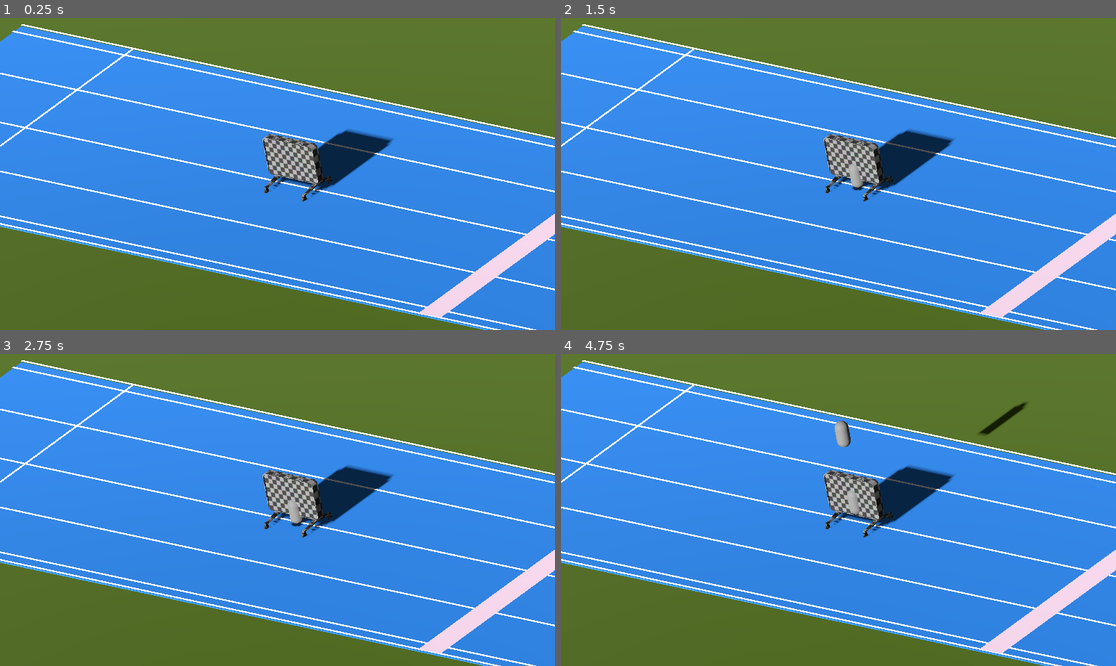
Above: before the commit, frames 1-4 (two rows, left to right).
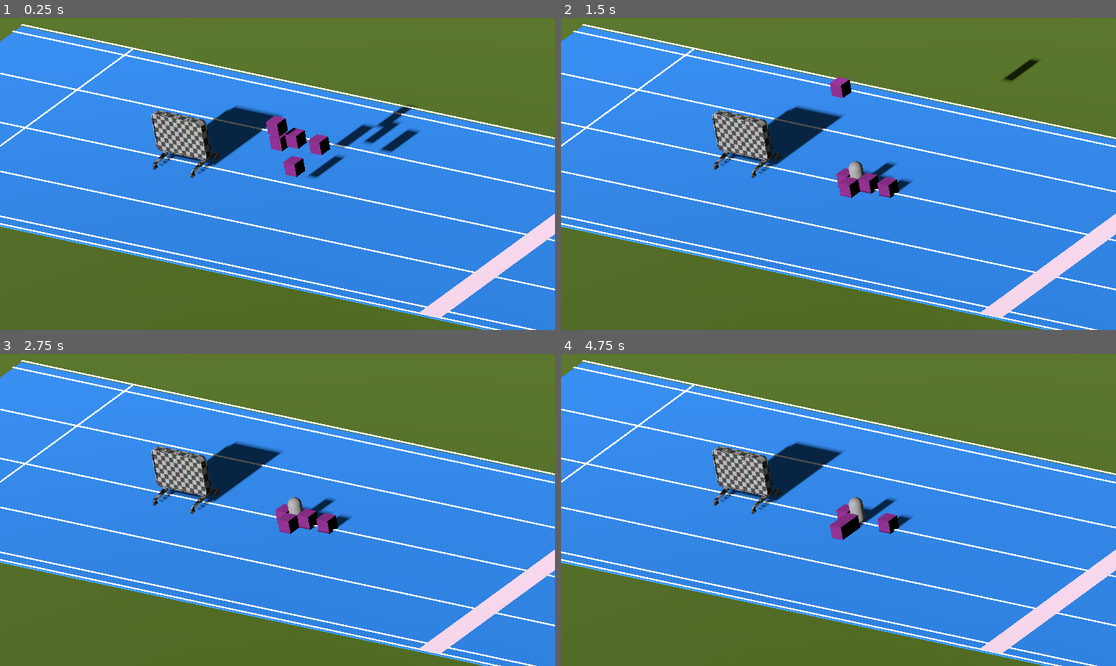
Above: after the commit, the same moments.

Repository: chevvy/sins_of_Father
Game: Godot game, scene res://main.tscn
Two runs of this game, one before a commit and one after it. Both use one fixed random seed, a clock stepped at 60 frames per second and the inputs below.
Inputs:
- Up to frame 1 (0.25 s): no input
- Up to frame 2 (1.5 s): tap Enter (ui_accept) at 0.5, 0.6, 0.77, 1.07 s; tap Space (interact_4) at 1.35 s
- Up to frame 3 (2.75 s): tap Enter (ui_accept) at 1.52, 1.55, 1.82, 2.1 s
- Up to frame 4 (4.75 s): tap Enter (ui_accept) at 2.75, 3.02, 3.05, 3.32, 3.6, 3.77, 4.07, 4.52, 4.55 s; tap Space (interact_4) at 2.85, 4.35 s

The runs differ from the first frame. In frame 1, 6.5% of the frame differs, in the area x 27-76%, y 27-59%; in frame 2, 6.4%; in frame 3, 6.0%; in frame 4, 6.5%, in the area x 27-84%, y 15-60%.

Commit message:
Possession de base
we can delete possessable

possession works!

possess and drop works but cant pick back up

possessable spawner works fiou

its alive

refactor

Diff:
--- a/Environment/ground.tscn
+++ b/Environment/ground.tscn
@@ -12,6 +12,7 @@
 [node name="Ground" type="Node3D"]
 
 [node name="StaticBody3D" type="StaticBody3D" parent="."]
+collision_layer = 8
 
 [node name="CollisionShape3D" type="CollisionShape3D" parent="StaticBody3D"]
 shape = SubResource("BoxShape3D_73e4k")
--- /dev/null
+++ b/Items/PossessableMaterial.tres
@@ -0,0 +1,4 @@
+[gd_resource type="ORMMaterial3D" format=3 uid="uid://dhp5akvuawtxc"]
+
+[resource]
+albedo_color = Color(1, 0.368627, 1, 1)
--- /dev/null
+++ b/Items/PossessableRessource.tscn
@@ -0,0 +1,22 @@
+[gd_scene load_steps=5 format=3 uid="uid://b5fem3n7mbv8l"]
+
+[ext_resource type="Material" uid="uid://dhp5akvuawtxc" path="res://Items/PossessableMaterial.tres" id="1_m0pib"]
+[ext_resource type="Script" path="res://Items/possessable_ressource.gd" id="1_towkl"]
+
+[sub_resource type="BoxShape3D" id="BoxShape3D_rrvlt"]
+
+[sub_resource type="BoxMesh" id="BoxMesh_2m2es"]
+
+[node name="PossessableRessource" type="Node3D"]
+script = ExtResource("1_towkl")
+
+[node name="RigidBody3D" type="RigidBody3D" parent="."]
+collision_layer = 2
+collision_mask = 3
+
+[node name="CollisionShape3D" type="CollisionShape3D" parent="RigidBody3D"]
+shape = SubResource("BoxShape3D_rrvlt")
+
+[node name="MeshInstance3D" type="MeshInstance3D" parent="RigidBody3D/CollisionShape3D"]
+mesh = SubResource("BoxMesh_2m2es")
+surface_material_override/0 = ExtResource("1_m0pib")
--- /dev/null
+++ b/Items/possessable.gd
@@ -0,0 +1,16 @@
+class_name Possessable extends Node3D
+
+@export var POSSESSABLE_SCENE: PackedScene
+@export var POSSESSABLE_MESH: MeshInstance3D
+
+func _ready():
+	if POSSESSABLE_SCENE == null:
+		printerr("[possessable] missing scene reference in properties")
+	if POSSESSABLE_MESH == null:
+		printerr("[possessable] missing mesh reference in properties")
+
+func possess():
+	queue_free()
+
+func get_possessable_scene() -> PossessableData:
+	return PossessableData.new(POSSESSABLE_MESH, POSSESSABLE_SCENE)
--- /dev/null
+++ b/Items/possessable.tscn
@@ -0,0 +1,25 @@
+[gd_scene load_steps=6 format=3 uid="uid://cidynks8xeyjy"]
+
+[ext_resource type="Material" uid="uid://dhp5akvuawtxc" path="res://Items/PossessableMaterial.tres" id="1_iewl5"]
+[ext_resource type="Script" path="res://Items/possessable.gd" id="1_lyix4"]
+[ext_resource type="PackedScene" uid="uid://b5fem3n7mbv8l" path="res://Items/PossessableRessource.tscn" id="2_1crvr"]
+
+[sub_resource type="BoxShape3D" id="BoxShape3D_i11yl"]
+
+[sub_resource type="BoxMesh" id="BoxMesh_r3fxm"]
+material = ExtResource("1_iewl5")
+
+[node name="Possessable" type="Node3D"]
+
+[node name="RigidBody3D" type="RigidBody3D" parent="." node_paths=PackedStringArray("POSSESSABLE_MESH")]
+collision_layer = 2
+mass = 10.0
+script = ExtResource("1_lyix4")
+POSSESSABLE_SCENE = ExtResource("2_1crvr")
+POSSESSABLE_MESH = NodePath("CollisionShape3D/MeshInstance3D")
+
+[node name="CollisionShape3D" type="CollisionShape3D" parent="RigidBody3D"]
+shape = SubResource("BoxShape3D_i11yl")
+
+[node name="MeshInstance3D" type="MeshInstance3D" parent="RigidBody3D/CollisionShape3D"]
+mesh = SubResource("BoxMesh_r3fxm")
--- /dev/null
+++ b/Items/possessable_data.gd
@@ -0,0 +1,9 @@
+class_name PossessableData extends Node3D
+## The mesh that is used to replace the current player mesh
+var mesh: MeshInstance3D
+## the scene that will be instantiated once we are finished with possession
+var possessable_scene: PackedScene
+
+func _init(new_mesh: MeshInstance3D, new_scene: PackedScene):
+    mesh = new_mesh
+    possessable_scene = new_scene
--- /dev/null
+++ b/Items/possessable_ressource.gd
@@ -0,0 +1 @@
+class_name PossessableRessource extends Node3D
--- /dev/null
+++ b/Items/possessable_ressource_manager.gd
@@ -0,0 +1,11 @@
+# PossessableSpawner
+extends Node
+
+const _debug_box = preload("res://Items/possessable.tscn")
+
+func spawn_debug_box(pos: Vector3):
+	# we instantiate the new possesable
+	var new_possessable: Node = _debug_box.instantiate()
+	# adds the new possessable at the root
+	get_tree().root.add_child(new_possessable)
+	new_possessable.position = pos
--- a/Player/Input/player_input_manager.gd
+++ b/Player/Input/player_input_manager.gd
@@ -1,5 +1,6 @@
 class_name PlayerInputManager extends Node
 
+const KEYBOARD_PLAYER_ID := 4
 
 @export var inputMaps: Array[PlayerInputMap] = []
 @export var playerScene: PackedScene
@@ -12,6 +13,7 @@
 	"interact_4": 4,
 }
 
+var playerStates: Array[int] = []
 
 func _ready():
 	if inputMaps.size() == 0:
@@ -30,16 +32,28 @@
 	for input_map in inputMaps:
 		var interactKey := input_map.interact
 		if event.is_action_pressed(interactKey):
-			_try_spawning_player(interactKey, event, input_map)
+			_try_spawning_player(interactKey, input_map)
 
 
-func _try_spawning_player(interactKey: String, event: InputEvent, input_map: PlayerInputMap):
-	var player_id = playerIdPerSpawnKey[interactKey]
+func _try_spawning_player(interactKey: String, input_map: PlayerInputMap):
+	var player_id: int = playerIdPerSpawnKey[interactKey]
+
+	if playerStates.has(player_id):
+		return
+
 	var player = playerScene.instantiate();
 	if player is Player:
+		_set_player_states(player_id)
 		player.set_player_settings(player_id, input_map)
 		add_child(player)
 		print("spawned player" + String.num_int64(player_id))
 	else:
 		printerr("playerScene reference in inputmanager is not a player")
 		player.queue_free()
+
+func _set_player_states(id: int):
+	if playerStates.has(id):
+		printerr("error should not have player id already in array")
+		return
+
+	playerStates.push_back(id)
--- a/Player/Player.gd
+++ b/Player/Player.gd
@@ -1,14 +1,25 @@
 class_name Player extends CharacterBody3D
 
 
-const SPEED = 5.0
-const JUMP_VELOCITY = 4.5
+@export var SPEED = 10.0
+@export var JUMP_VELOCITY = 4.5
+@export var PUSH_FORCE = 10
+@export var POSSESSABLE_CHECKER: PossessableChecker
+@export var POSSESSABLE_MANAGER: PossessableManager
 
 # Get the gravity from the project settings to be synced with RigidBody nodes.
 var gravity = ProjectSettings.get_setting("physics/3d/default_gravity")
 
 var current_player_id: int
 var current_input_map: PlayerInputMap
+
+func _ready():
+	if POSSESSABLE_CHECKER == null:
+		printerr("[player] missing reference to possessableChecker")
+
+	if POSSESSABLE_MANAGER == null:
+		printerr("[player] missing reference to possessableManager")
+
 
 func set_player_settings(player_id: int, input_map: PlayerInputMap):
 	current_player_id = player_id
@@ -19,17 +30,29 @@
 	return current_player_id != null and current_input_map != null
 
 
+func _input(event):
+	if event.is_action_pressed(current_input_map.interact):
+		_onPossessActionPressed()
+
+func _onPossessActionPressed():
+	if POSSESSABLE_CHECKER == null:
+		return
+
+	if POSSESSABLE_MANAGER.is_possessing:
+		POSSESSABLE_MANAGER.use_possessable()
+		return
+
+	var data: PossessableData = POSSESSABLE_CHECKER.try_possess()
+	if data == null:
+		return
+	POSSESSABLE_MANAGER.set_possessable(data)
+
 func _physics_process(delta):
 	if not _is_player_ready():
 		return
 	# Add the gravity.
 	if not is_on_floor():
 		velocity.y -= gravity * delta
-
-	# Handle Jump.
-	# TODO should we use jump loL?
-	if Input.is_action_just_pressed("ui_accept") and is_on_floor():
-		velocity.y = JUMP_VELOCITY
 
 	# Get the input direction and handle the movement/deceleration.
 	# As good practice, you should replace UI actions with custom gameplay actions.
@@ -47,3 +70,12 @@
 		velocity.z = move_toward(velocity.z, 0, SPEED)
 
 	move_and_slide()
+	apply_collision()
+
+
+func apply_collision():
+	# after calling move_and_slide()
+	for i in get_slide_collision_count():
+		var c = get_slide_collision(i)
+		if c.get_collider() is RigidBody3D:
+			c.get_collider().apply_central_impulse(-c.get_normal() * PUSH_FORCE)
--- a/Player/Player.tscn
+++ b/Player/Player.tscn
@@ -1,16 +1,42 @@
-[gd_scene load_steps=4 format=3 uid="uid://14dwm26tmme"]
+[gd_scene load_steps=8 format=3 uid="uid://14dwm26tmme"]
 
 [ext_resource type="Script" path="res://Player/Player.gd" id="1_dncad"]
+[ext_resource type="Script" path="res://Player/possessable_checker.gd" id="2_yt6vn"]
+[ext_resource type="Script" path="res://Player/possessable_manager.gd" id="3_axivo"]
+[ext_resource type="Script" path="res://Player/player_collision_mesh.gd" id="4_pye3q"]
+
+[sub_resource type="BoxShape3D" id="BoxShape3D_4ebow"]
+size = Vector3(3, 3, 3)
 
 [sub_resource type="CapsuleShape3D" id="CapsuleShape3D_eesep"]
 
 [sub_resource type="CapsuleMesh" id="CapsuleMesh_f5gi3"]
 
-[node name="Player" type="CharacterBody3D"]
+[node name="Player" type="CharacterBody3D" node_paths=PackedStringArray("POSSESSABLE_CHECKER", "POSSESSABLE_MANAGER")]
 script = ExtResource("1_dncad")
+POSSESSABLE_CHECKER = NodePath("PossessableChecker")
+POSSESSABLE_MANAGER = NodePath("PossessableManager")
 
-[node name="CollisionShape3D" type="CollisionShape3D" parent="."]
+[node name="PossessableChecker" type="Area3D" parent="."]
+collision_layer = 2
+collision_mask = 3
+script = ExtResource("2_yt6vn")
+
+[node name="CollisionShape3D" type="CollisionShape3D" parent="PossessableChecker"]
+shape = SubResource("BoxShape3D_4ebow")
+
+[node name="PossessableManager" type="Node" parent="." node_paths=PackedStringArray("playerMesh", "playerRootNode")]
+script = ExtResource("3_axivo")
+playerMesh = NodePath("../PlayerCollisionAndMesh")
+playerRootNode = NodePath("..")
+
+[node name="PlayerCollisionAndMesh" type="CollisionShape3D" parent="." node_paths=PackedStringArray("playerMesh")]
 shape = SubResource("CapsuleShape3D_eesep")
+script = ExtResource("4_pye3q")
+playerMesh = NodePath("MeshInstance3D")
 
-[node name="MeshInstance3D" type="MeshInstance3D" parent="CollisionShape3D"]
+[node name="MeshInstance3D" type="MeshInstance3D" parent="PlayerCollisionAndMesh"]
 mesh = SubResource("CapsuleMesh_f5gi3")
+
+[connection signal="body_entered" from="PossessableChecker" to="PossessableChecker" method="_on_body_entered"]
+[connection signal="body_exited" from="PossessableChecker" to="PossessableChecker" method="_on_body_exited"]
--- /dev/null
+++ b/Player/PlayerCollisionMesh.tscn
@@ -0,0 +1,15 @@
+[gd_scene load_steps=4 format=3 uid="uid://dngqbhy1yhh65"]
+
+[ext_resource type="Script" path="res://Player/player_collision_mesh.gd" id="1_rfbla"]
+
+[sub_resource type="CapsuleShape3D" id="CapsuleShape3D_eesep"]
+
+[sub_resource type="CapsuleMesh" id="CapsuleMesh_f5gi3"]
+
+[node name="PlayerCollisionAndMesh" type="CollisionShape3D" node_paths=PackedStringArray("playerMesh")]
+shape = SubResource("CapsuleShape3D_eesep")
+script = ExtResource("1_rfbla")
+playerMesh = NodePath("MeshInstance3D")
+
+[node name="MeshInstance3D" type="MeshInstance3D" parent="."]
+mesh = SubResource("CapsuleMesh_f5gi3")
--- /dev/null
+++ b/Player/player_collision_mesh.gd
@@ -0,0 +1,19 @@
+class_name PlayerCollisionMesh extends CollisionShape3D
+
+@export var playerMesh: MeshInstance3D
+var default_player_mesh: Mesh = null
+
+
+func _ready():
+	if playerMesh == null:
+		printerr("[player_collision_mesh] Missing player mesh reference")
+		return
+
+	default_player_mesh = playerMesh.mesh
+
+func set_player_mesh(new_mesh: MeshInstance3D) -> void:
+	playerMesh.mesh = new_mesh.mesh
+
+
+func reset_to_default_player_mesh() -> void:
+	playerMesh.mesh = default_player_mesh
--- /dev/null
+++ b/Player/possessable_checker.gd
@@ -0,0 +1,38 @@
+class_name PossessableChecker extends Area3D
+
+var latest_possessable: Possessable
+
+func try_possess() -> PossessableData:
+	# should do more than just delete lol
+	if latest_possessable == null:
+		return null
+
+	var data: PossessableData = latest_possessable.get_possessable_scene()
+	latest_possessable.possess()
+	latest_possessable = null
+	return data
+
+
+
+func _on_body_entered(body):
+	if body is Possessable:
+		latest_possessable = body
+	pass # Replace with function body.
+
+
+func _on_body_exited(body):
+	if body == latest_possessable:
+		remove_possessable()
+	pass # Replace with function body.
+
+
+func set_possessable(body: Possessable):
+	latest_possessable = body
+
+
+func remove_possessable():
+	if latest_possessable == null:
+		print("cant remove possessable, no current possessable")
+		return
+
+	latest_possessable = null
--- /dev/null
+++ b/Player/possessable_manager.gd
@@ -0,0 +1,48 @@
+class_name PossessableManager extends Node
+
+@export var playerMesh: PlayerCollisionMesh
+@export var playerRootNode: Player
+
+var current_possessable_data: PossessableData
+var default_player_mesh: MeshInstance3D
+
+var is_possessing: bool = false
+
+@onready
+var _possessable_spawner: PossessableRessourceManager = get_node("/root/PossessableRessourceManager")
+
+func _ready():
+	if playerMesh == null:
+		printerr("[possessable manager] missing player mesh reference")
+
+	if playerRootNode == null:
+		printerr("[possessable manager] missing player reference")
+
+
+
+func set_possessable(data: PossessableData):
+	if data == null:
+		printerr("[possessable-manager] received null possessabledata")
+		return
+
+	if current_possessable_data != null:
+		return
+	current_possessable_data = data
+	playerMesh.set_player_mesh(current_possessable_data.mesh)
+	is_possessing = true
+
+
+# will set possessable as the player mesh
+# and possibly collider ?
+func use_possessable():
+	if current_possessable_data == null:
+		return
+
+	var newPos = playerRootNode.global_position
+	newPos.z += playerRootNode.basis.z.z + 1
+	_possessable_spawner.spawn_debug_box(newPos)
+
+	# remove the current possesable and reset player mesh
+	current_possessable_data = null
+	playerMesh.reset_to_default_player_mesh()
+	is_possessing = false
--- a/main.tscn
+++ b/main.tscn
@@ -1,10 +1,11 @@
-[gd_scene load_steps=6 format=3 uid="uid://d0lhsaljjxagk"]
+[gd_scene load_steps=7 format=3 uid="uid://d0lhsaljjxagk"]
 
 [ext_resource type="PackedScene" uid="uid://dfihjb47icua3" path="res://Environment/ground.tscn" id="1_lax2e"]
 [ext_resource type="PackedScene" uid="uid://b2bxoaditrw1i" path="res://Environment/WorldEnvironment.tscn" id="3_07i0q"]
 [ext_resource type="PackedScene" uid="uid://dtsr5n0n2w4jj" path="res://Environment/Track.tscn" id="3_h0ngw"]
 [ext_resource type="PackedScene" uid="uid://dstr5dso05ljk" path="res://Player/Input/PlayerInputSystems.tscn" id="3_vkeb7"]
 [ext_resource type="PackedScene" uid="uid://c1oh5ybft5iqd" path="res://Environment/Clock/Clock.tscn" id="5_8oghq"]
+[ext_resource type="PackedScene" uid="uid://cidynks8xeyjy" path="res://Items/possessable.tscn" id="5_ie5fg"]
 
 [node name="Main" type="Node"]
 
@@ -18,3 +19,21 @@
 [node name="world_environment" parent="." instance=ExtResource("3_07i0q")]
 
 [node name="Clock" parent="." instance=ExtResource("5_8oghq")]
+transform = Transform3D(1, 0, 0, 0, 1, 0, 0, 0, 1, -10.1356, 0, 0)
+
+[node name="Possessables" type="Node" parent="."]
+
+[node name="Possessable" parent="Possessables" instance=ExtResource("5_ie5fg")]
+transform = Transform3D(1, 0, 0, 0, 1, 0, 0, 0, 1, 0, 2.0373, 0)
+
+[node name="Possessable2" parent="Possessables" instance=ExtResource("5_ie5fg")]
+transform = Transform3D(1, 0, 0, 0, 1, 0, 0, 0, 1, 2.75114, 4.29654, 0)
+
+[node name="Possessable3" parent="Possessables" instance=ExtResource("5_ie5fg")]
+transform = Transform3D(1, 0, 0, 0, 1, 0, 0, 0, 1, 0.635935, 4.40582, 0)
+
+[node name="Possessable4" parent="Possessables" instance=ExtResource("5_ie5fg")]
+transform = Transform3D(1, 0, 0, 0, 1, 0, 0, 0, 1, 0, 5.76677, 1.01234)
+
+[node name="Possessable5" parent="Possessables" instance=ExtResource("5_ie5fg")]
+transform = Transform3D(1, 0, 0, 0, 1, 0, 0, 0, 1, -0.905647, 3.92927, 0)
--- a/project.godot
+++ b/project.godot
@@ -14,6 +14,10 @@
 run/main_scene="res://main.tscn"
 config/features=PackedStringArray("4.1", "Forward Plus")
 config/icon="res://icon.svg"
+
+[autoload]
+
+PossessableRessourceManager="*res://Items/possessable_ressource_manager.gd"
 
 [input]
 
@@ -147,3 +151,10 @@
 "events": [Object(InputEventKey,"resource_local_to_scene":false,"resource_name":"","device":-1,"window_id":0,"alt_pressed":false,"shift_pressed":false,"ctrl_pressed":false,"meta_pressed":false,"pressed":false,"keycode":0,"physical_keycode":68,"key_label":0,"unicode":100,"echo":false,"script":null)
 ]
 }
+
+[layer_names]
+
+3d_physics/layer_1="player"
+3d_physics/layer_2="possessable"
+3d_physics/layer_3="runner"
+3d_physics/layer_4="ground"
Not shown: 1 places in Player/Input/PlayerInputSystems.tscn that only renumber resources
